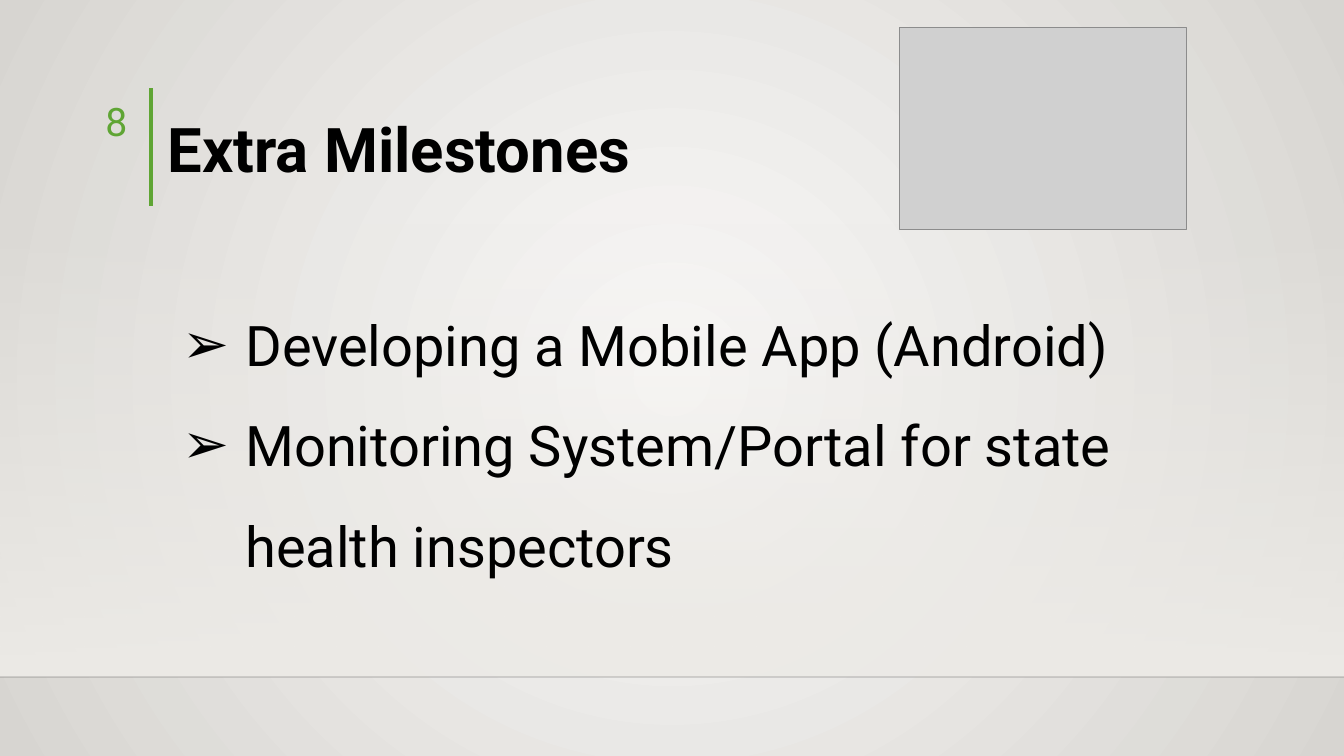
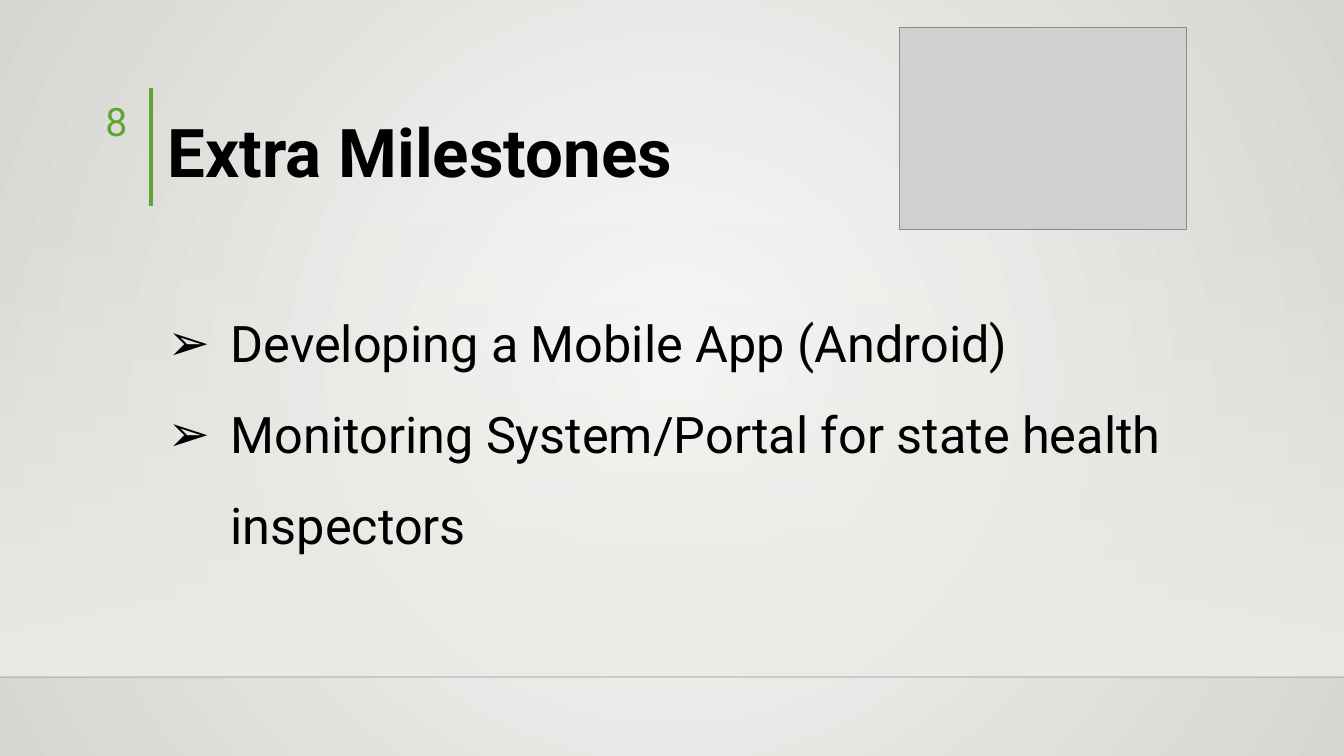
Before and after one commit to hisni/CO227-Project, a slide deck: slide 8 of Presantation/Presentation - Final.pptx. Drawn at 1344x756 pixels with LibreOffice and Linux fonts; fonts in the diff are those of the drawing; grey boxes stand for pictures; background and template pictures are left out. Boxes give left, top, right and bottom in pixels: in the first picture for what was removed or moved away, otherwise in the second. Text is boxed around its words. In the diff, an @@ line names an element or a change of style, - is before the commit and + after.

```diff
--- a/Presantation/Presentation - Final.pptx
+++ b/Presantation/Presentation - Final.pptx
@@ text "Extra Milestones" at <box>168,126,672,178</box>: size 44 to 48 pt @@
@@ text "Developing a Mobile App (Android)": place and size @@
-text "Developing a Mobile App (Android)" at <box>245,321,1111,579</box>
+text "Developing a Mobile App (Android)" at <box>231,322,1160,555</box>
@@ text "Developing a Mobile App (Android)" at <box>231,322,1160,555</box>: size 40 to 36 pt @@
```
Also in this commit, not shown: 7 other slides changed.
